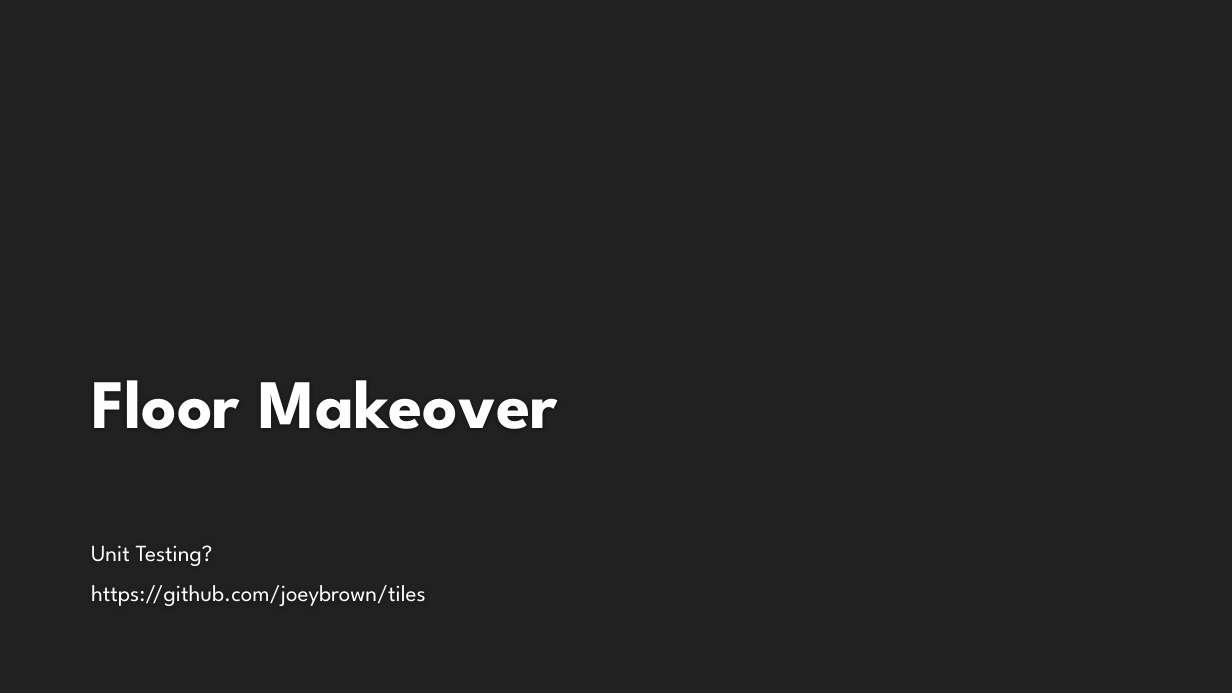
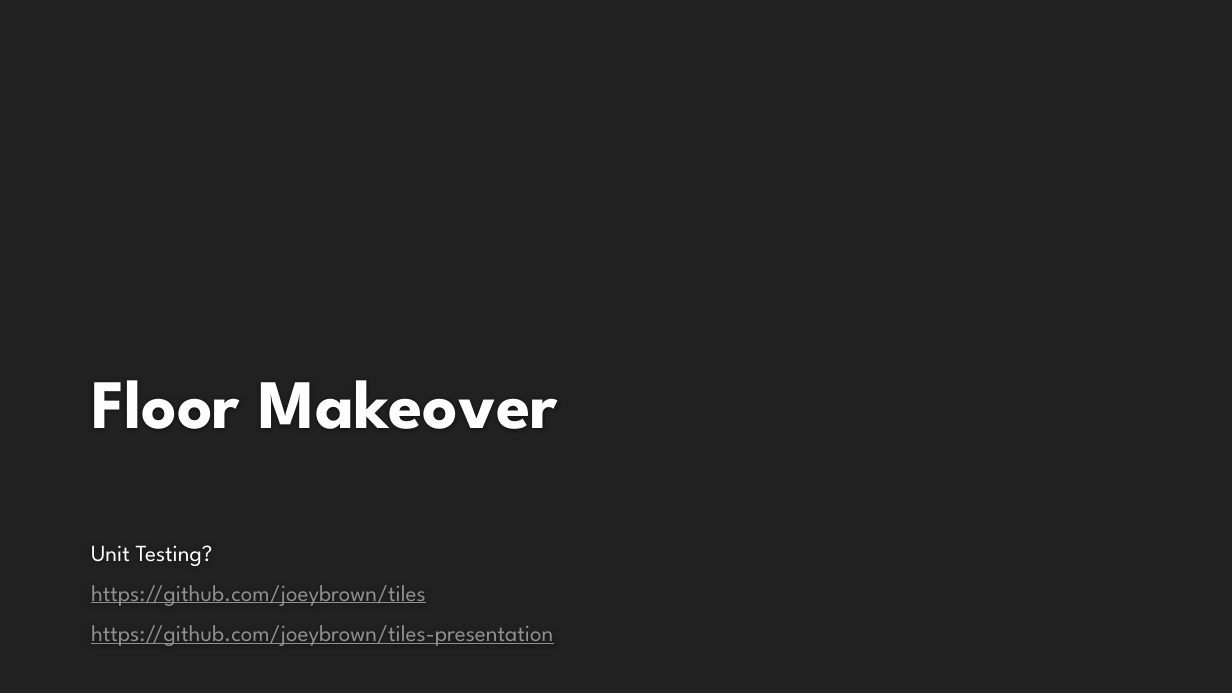
Before and after one commit to joeybrown-sf/tiles-presentation, a slide deck: slide 1 of Presentation.pptx. Drawn at 1232x693 pixels with LibreOffice and Linux fonts; fonts in the diff are those of the drawing; background and template pictures are left out. Boxes give left, top, right and bottom in pixels: in the first picture for what was removed or moved away, otherwise in the second. Text is boxed around its words. In the diff, an @@ line names an element or a change of style, - is before the commit and + after.

```diff
--- a/Presentation.pptx
+++ b/Presentation.pptx
@@ subtitle at bbox=[91, 585, 426, 606]: text colour #FFFFFF to #8F8F8F, underline on in "https://github.com/joeybrown/tiles" @@
@@ subtitle at bbox=[91, 625, 553, 646]: paragraph added @@
+https://github.com/joeybrown/tiles-presentation
```
Also in this commit, not shown: 1 slide added.
